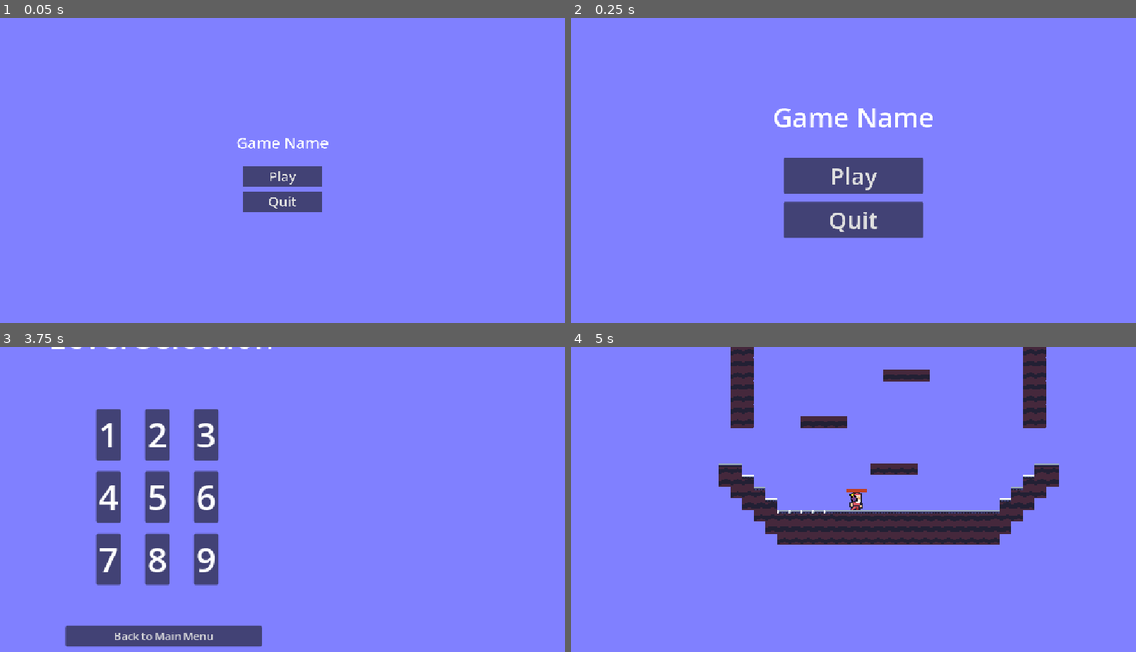
Above: before the commit, frames 1-4 (two rows, left to right).
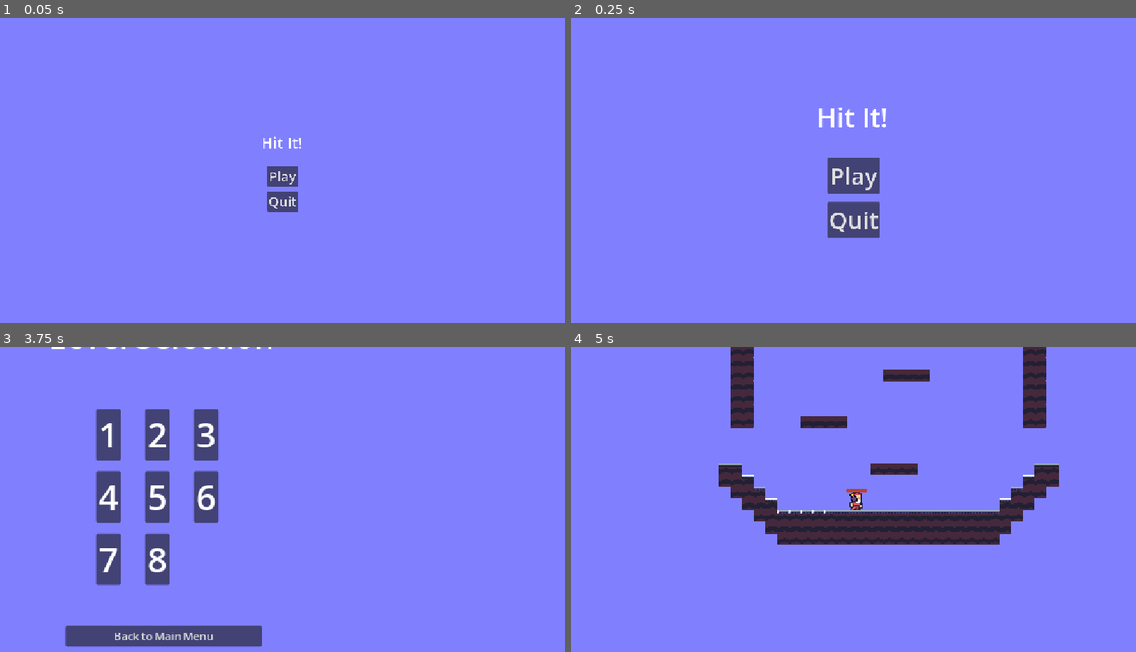
Above: after the commit, the same moments.

Repository: Siporipo/HavenGame
Game: Godot game, scene res://scenes/master.tscn
Same seed, same stepped clock (60 frames per second), same inputs: the game is played once before the commit and once after it.
Inputs (mouse positions are in pixels of both pictures, inside the frame that each line leads up to):
- Up to frame 1 (0.05 s): no input
- Up to frame 2 (0.25 s): no input
- Up to frame 3 (3.75 s): click "Play" at 0.5 s; click "1" at 1.25 s; tap Enter (ui_accept) at 2 s; move the mouse to (282, 505) at 2.02 s; hold D (move_right) 2.03-3.53 s; click (282, 505) at 2.1 s; tap W (jump) at 2.27, 3.02 s; move the mouse to (169, 520) at 2.77 s; click (169, 520) at 2.85 s; move the mouse to (339, 435) at 3.52 s; hold A (move_left) from 3.53 s (still down); click (339, 435) at 3.6 s
- Up to frame 4 (5 s): release A (move_left) at 4.25 s; click "2" at 4.25 s

The runs differ from the first frame. In frame 1, 1.4% of the frame differs, in the area x 41-59%, y 38-64%; in frame 2, 4.6%, in the area x 36-64%, y 29-73%; in frame 3, 0.8%; in frame 4, nothing differs.

Commit message:
valts prob last

Diff:
--- a/scenes/level_selection.tscn
+++ b/scenes/level_selection.tscn
@@ -147,20 +147,6 @@
 theme_override_font_sizes/font_size = 50
 text = "7"
 
-[node name="MarginContainer8" type="MarginContainer" parent="VBoxContainer/MarginContainer2/GridContainer" unique_id=884548360]
-layout_mode = 2
-theme_override_constants/margin_left = 12
-theme_override_constants/margin_top = 12
-theme_override_constants/margin_right = 12
-theme_override_constants/margin_bottom = 12
-
-[node name="lvl8" type="Button" parent="VBoxContainer/MarginContainer2/GridContainer/MarginContainer8" unique_id=421126673]
-unique_name_in_owner = true
-layout_mode = 2
-theme_override_colors/font_color = Color(0.3647059, 0.3647059, 0.3647059, 1)
-theme_override_font_sizes/font_size = 50
-text = "8"
-
 [node name="MarginContainer9" type="MarginContainer" parent="VBoxContainer/MarginContainer2/GridContainer" unique_id=154814481]
 layout_mode = 2
 theme_override_constants/margin_left = 12
@@ -168,12 +154,12 @@
 theme_override_constants/margin_right = 12
 theme_override_constants/margin_bottom = 12
 
-[node name="lvl9" type="Button" parent="VBoxContainer/MarginContainer2/GridContainer/MarginContainer9" unique_id=750268695]
+[node name="lvl8" type="Button" parent="VBoxContainer/MarginContainer2/GridContainer/MarginContainer9" unique_id=750268695]
 unique_name_in_owner = true
 layout_mode = 2
 theme_override_colors/font_color = Color(0.3647059, 0.3647059, 0.3647059, 1)
 theme_override_font_sizes/font_size = 50
-text = "9"
+text = "8"
 
 [node name="MarginContainer10" type="MarginContainer" parent="VBoxContainer" unique_id=417437268]
 layout_mode = 2
--- a/scenes/main_menu.tscn
+++ b/scenes/main_menu.tscn
@@ -44,7 +44,7 @@
 
 [node name="Label" type="Label" parent="VBoxContainer/MarginContainer2" unique_id=1036910190]
 layout_mode = 2
-text = "Game Name"
+text = "Hit It!"
 label_settings = SubResource("LabelSettings_dwmeo")
 
 [node name="MarginContainer" type="MarginContainer" parent="VBoxContainer" unique_id=295586169]
--- a/scenes/slime.tscn
+++ b/scenes/slime.tscn
@@ -142,6 +142,7 @@
 size = Vector2(16, 14)
 
 [node name="Slime" type="CharacterBody2D" unique_id=1586945335]
+collision_layer = 2
 script = SubResource("GDScript_371uh")
 
 [node name="CollisionShape2D" type="CollisionShape2D" parent="." unique_id=847682515]
@@ -158,7 +159,8 @@
 frame_progress = 0.0024572737
 
 [node name="Area2D" type="Area2D" parent="." unique_id=1503589353]
-collision_mask = 6
+collision_layer = 2
+collision_mask = 4
 
 [node name="CollisionShape2D" type="CollisionShape2D" parent="Area2D" unique_id=1468300740]
 position = Vector2(0, -7)
--- a/scenes/verity.tscn
+++ b/scenes/verity.tscn
@@ -98,7 +98,12 @@
 [sub_resource type="StyleBoxFlat" id="StyleBoxFlat_b8fgr"]
 bg_color = Color(0.9372549, 0.8, 0, 1)
 
+[sub_resource type="CircleShape2D" id="CircleShape2D_b8fgr"]
+radius = 33.01515
+
 [node name="Verity" type="CharacterBody2D" unique_id=218832769]
+collision_layer = 2
+collision_mask = 0
 script = ExtResource("1_6kb7q")
 
 [node name="AnimatedSprite2D" type="AnimatedSprite2D" parent="." unique_id=1620332671]
@@ -126,4 +131,7 @@
 fill_mode = 2
 show_percentage = false
 
+[node name="CollisionShape2D" type="CollisionShape2D" parent="." unique_id=946458959]
+shape = SubResource("CircleShape2D_b8fgr")
+
 [connection signal="body_shape_entered" from="Area2D" to="." method="_on_area_2d_body_shape_entered"]
--- a/scripts/level_selection.gd
+++ b/scripts/level_selection.gd
@@ -27,9 +27,7 @@
 func level8():
 	Autoload.level = 8
 	load_level.emit()
-func level9():
-	Autoload.level = 9
-	load_level.emit()
+
 func menu_request():
 	back_to_main_menu.emit()
 
@@ -57,7 +55,5 @@
 							if Autoload.max_level > 7:
 								%lvl8.pressed.connect(level8)
 								%lvl8.add_theme_color_override("font_color", Color(1, 1, 1, 1))
-								if Autoload.max_level > 8:
-									%lvl9.pressed.connect(level9)
-									%lvl9.add_theme_color_override("font_color", Color(1, 1, 1, 1))
+
 	%Button.pressed.connect(menu_request)
--- a/scripts/master.gd
+++ b/scripts/master.gd
@@ -13,7 +13,6 @@
 	preload("res://scenes/levels/level_5.tscn"),
 	preload("res://scenes/levels/level_7.tscn"),
 	preload("res://scenes/levels/level_8.tscn"),
-	preload("res://scenes/levels/level_9.tscn"),
 	preload("res://scenes/levels/bossfight.tscn")
 ]
 var PLAYER_SPAWN_POSITIONS = [
@@ -24,7 +23,6 @@
 	Vector2(4100, 50),
 	Vector2(375, 50),
 	Vector2(525, 200),
-	Vector2(675, 100),
 	Vector2(1825, -310)
 ]
 
@@ -44,7 +42,8 @@
 		verity = VERITY.instantiate()
 		verity.camera_ref = camera_instance
 		add_child(verity)
-	level_selection_menu.queue_free()
+	if level_selection_menu != null:
+		level_selection_menu.queue_free()
 	level_selection_menu = null
 	if player_instance != null:
 		player_instance.queue_free()
--- a/scripts/player_movement.gd
+++ b/scripts/player_movement.gd
@@ -45,6 +45,8 @@
 		offset *= 0.9
 		velocity.x = offset
 		mov_anim.play("idle")
+	if position.y > 2000:
+		Autoload.player_died()
 
 	move_and_slide()
 
--- a/scripts/verity.gd
+++ b/scripts/verity.gd
@@ -1,4 +1,6 @@
 extends CharacterBody2D
+
+var knuckles = preload("res://scenes/verity_knuckle.tscn")
 
 var health = 100
 @export var camera_ref: Camera2D
@@ -30,6 +32,10 @@
 		elif attack == "diagonal":
 			target_pos = camera_ref.position + Vector2(20 * (next_attack_timeout-7), -20 * (next_attack_timeout - 7))- Vector2(0, 50)
 			$AnimatedSprite2D.play("float")
+			if hit_tick % 10 == 0:
+				var tmp = knuckles.instantiate()
+				tmp.position = position
+				tmp.dmove = Vector2(200 * randf(), 200 * randf())
 	position += (target_pos - position) / 10
 	next_attack_timeout -= delta
 	if hit_tick > 0:
